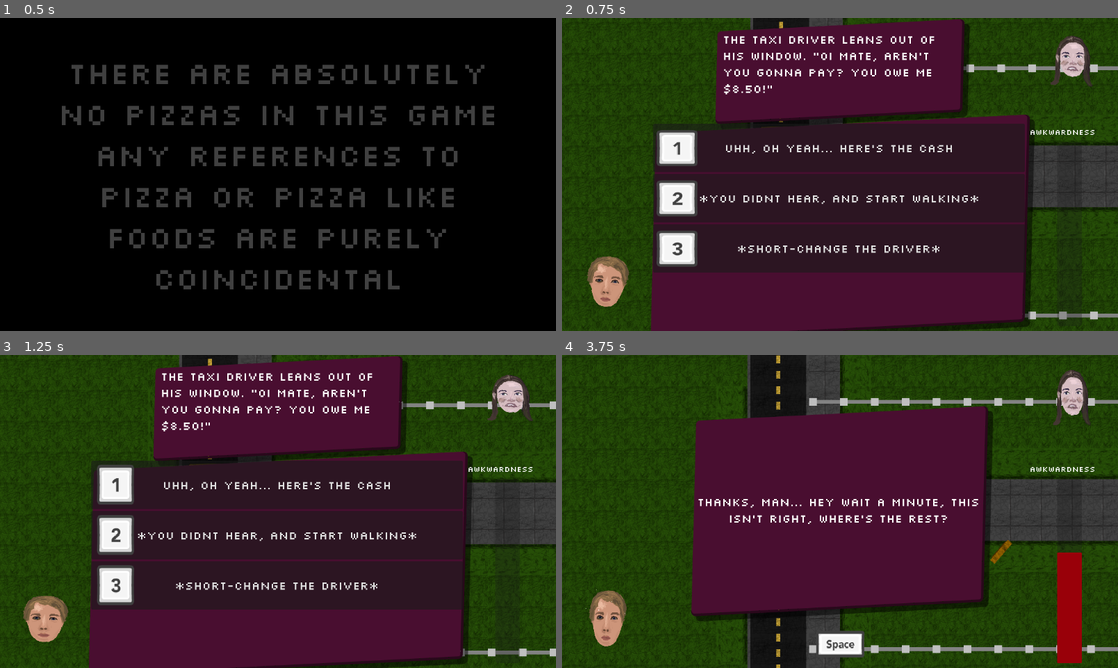
Above: before the commit, frames 1-4 (two rows, left to right).
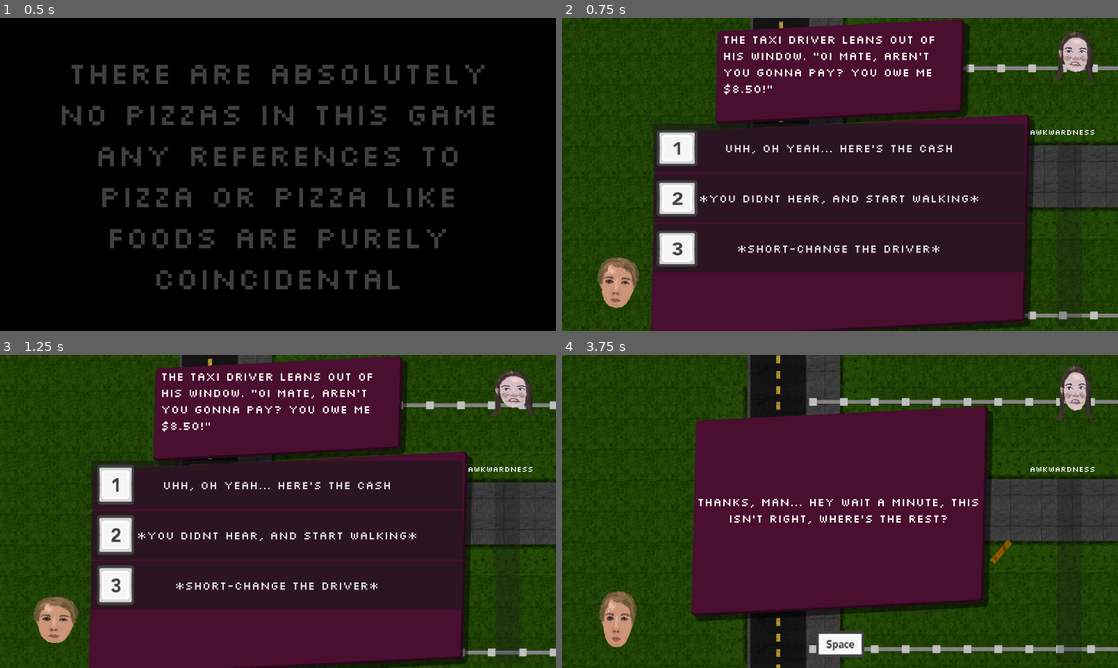
Above: after the commit, the same moments.

Repository: Jibby-Games/PizzaJam11
Game: Godot game, scene res://menu/intro.tscn
Two runs of this game, one before a commit and one after it. Both use one fixed random seed, a clock stepped at 60 frames per second and the inputs below.
Inputs (mouse positions are in pixels of both pictures, inside the frame that each line leads up to):
- Up to frame 1 (0.5 s): no input
- Up to frame 2 (0.75 s): tap Enter (ui_accept) at 0.5 s; move the mouse to (962, 158) at 0.52 s; press the mouse at (962, 158) at 0.53 s; hold D (right) from 0.53 s (still down)
- Up to frame 3 (1.25 s): keep holding D (right); tap Enter (ui_accept) at 0.77 s
- Up to frame 4 (3.75 s): release D (right) at 1.25 s; release the mouse at (962, 495) at 1.25 s; click "Uhh, oh yeah... here's the ca…" at 1.25 s; move the mouse to (728, 527) at 2.02 s; hold S (down) 2.03-2.78 s; click (728, 527) at 2.1 s; tap Enter (ui_accept) at 2.27 s; tap R (restart) at 2.75 s; move the mouse to (895, 442) at 2.77 s; press the mouse at (895, 442) at 2.78 s; hold D (right) 2.78-3.5 s; release the mouse at (895, 442) at 3.5 s; click "*Short-change the driver*" at 3.5 s

Frame 1 is identical in both runs. In frame 2, 1.5% of the frame differs, in the area x 4-96%, y 4-93%; in frame 3, 1.5%; in frame 4, 3.2%, in the area x 4-96%, y 3-99%.

Commit message:
feat: make player portrait show ingame too

Diff:
--- a/ui/awkward_event_system.tscn
+++ b/ui/awkward_event_system.tscn
@@ -5,7 +5,7 @@
 [ext_resource type="Texture2D" uid="uid://ca64n3ixptu38" path="res://ui/input_icons/Keyboard & Mouse/Light/2_Key_Light.png" id="3_aiikn"]
 [ext_resource type="PackedScene" uid="uid://djhxxe3l7jouo" path="res://ui/input_prompt.tscn" id="3_m2sxk"]
 [ext_resource type="Texture2D" uid="uid://c28st88ofekt7" path="res://ui/input_icons/Keyboard & Mouse/Light/3_Key_Light.png" id="4_3i4ei"]
-[ext_resource type="PackedScene" uid="uid://cxjf6gxc1r7ay" path="res://ui/person_portait_old.tscn" id="6_eyki4"]
+[ext_resource type="PackedScene" uid="uid://cxjf6gxc1r7ay" path="res://ui/person_portait.tscn" id="6_eyki4"]
 
 [sub_resource type="InputEventKey" id="InputEventKey_xwlfb"]
 device = -1
@@ -241,19 +241,16 @@
 offset_top = -100.0
 offset_bottom = 0.0
 
-[node name="PlayerPortrait" parent="." instance=ExtResource("6_eyki4")]
-layout_mode = 0
-offset_left = 32.0
-offset_top = 488.0
-offset_right = 160.0
-offset_bottom = 616.0
-
 [node name="NPCPortrait" parent="." instance=ExtResource("6_eyki4")]
-layout_mode = 0
-offset_left = 992.0
-offset_top = 28.0
-offset_right = 1120.0
-offset_bottom = 156.0
+layout_mode = 1
+anchors_preset = 1
+anchor_left = 1.0
+anchor_right = 1.0
+offset_left = -154.0
+offset_top = 18.0
+offset_right = -26.0
+offset_bottom = 146.0
+grow_horizontal = 0
 
 [connection signal="pressed" from="ChoiceScreen/DialogueChoices/VBoxContainer/ChoiceButton1" to="." method="_on_choice_button_1_pressed"]
 [connection signal="pressed" from="ChoiceScreen/DialogueChoices/VBoxContainer/ChoiceButton2" to="." method="_on_choice_button_2_pressed"]
--- a/ui/dialogue_system.gd
+++ b/ui/dialogue_system.gd
@@ -1,8 +1,9 @@
 extends Control
 
 var current_event: AwkwardScenarioData
-var awkwardness_level := 0
 var wait_for_accept := false
+# This is passed in from the parent UI
+var player_portrait_head: AnimatedSprite2D
 
 signal event_finished()
 
@@ -17,11 +18,11 @@
 	$ChoiceScreen.show()
 	$ResponseScreen.hide()
 
-	$PlayerPortrait/Head.animation = current_event.player_animation
+	player_portrait_head.animation = current_event.player_animation
 	if current_event.playertalk_scenario:
-		$PlayerPortrait/Head.play()
+		player_portrait_head.play()
 	else:
-		$PlayerPortrait/Head.stop()
+		player_portrait_head.stop()
 
 	$NPCPortrait/Head.animation = current_event.npc_animation
 	if current_event.npctalk_scenario:
@@ -37,15 +38,15 @@
 
 func _on_choice_button_1_pressed() -> void:
 	show_response(current_event.response_1, current_event.player_talk_1, current_event.npc_talk_1)
-	add_awkwardness(current_event.awkardness_1)
+	UI.add_awkwardness(current_event.awkardness_1)
 
 func _on_choice_button_2_pressed() -> void:
 	show_response(current_event.response_2, current_event.player_talk_2, current_event.npc_talk_2)
-	add_awkwardness(current_event.awkardness_2)
+	UI.add_awkwardness(current_event.awkardness_2)
 
 func _on_choice_button_3_pressed() -> void:
 	show_response(current_event.response_3, current_event.player_talk_3, current_event.npc_talk_3)
-	add_awkwardness(current_event.awkardness_3)
+	UI.add_awkwardness(current_event.awkardness_3)
 
 func show_response(
 	value: String,
@@ -59,15 +60,15 @@
 	$ResponseScreen.show()
 
 	if player_animation != "":
-		$PlayerPortrait/Head.animation = player_animation
+		player_portrait_head.animation = player_animation
 
 	if npc_animation != "":
 		$NPCPortrait/Head.animation = npc_animation
 
 	if player_talks:
-		$PlayerPortrait/Head.play()
+		player_portrait_head.play()
 	else:
-		$PlayerPortrait/Head.stop()
+		player_portrait_head.stop()
 
 	if npc_talks:
 		$NPCPortrait/Head.play()
@@ -75,9 +76,3 @@
 		$NPCPortrait/Head.stop()
 
 	wait_for_accept = true
-
-
-func add_awkwardness(value: int) -> void:
-	awkwardness_level += value
-	$Awkwardness/AwkwardnessBar.value = awkwardness_level
-	$PlayerPortrait.set_sweat_level(awkwardness_level / 100.0)
--- a/ui/person_portait.tscn
+++ b/ui/person_portait.tscn
@@ -110,7 +110,7 @@
 [node name="Head" type="AnimatedSprite2D" parent="."]
 position = Vector2(64, 64)
 sprite_frames = ExtResource("1_x54nv")
-animation = &"girl0"
+animation = &"boy0_smiling"
 
 [node name="AnimationPlayer" type="AnimationPlayer" parent="."]
 root_node = NodePath("../Head")
--- a/ui/ui.gd
+++ b/ui/ui.gd
@@ -1,17 +1,20 @@
 extends CanvasLayer
 
 
+var awkwardness_level := 0
 var dialogue_wpm = 120
 var ui_savestate = []
 
 # Called when the node enters the scene tree for the first time.
 func _ready() -> void:
+	$AwkwardEventSystem.player_portrait_head = $PlayerPortrait/Head
 	# Hide everything by default
 	hide_all()
 
 func show_ingame() -> void:
 	hide_all()
 	$Ingame.show()
+	$PlayerPortrait.show()
 
 func show_win() -> void:
 	hide_all()
@@ -53,6 +56,12 @@
 func update_awkwardness(value: float) -> void:
 	$Ingame/Awkwardness.value = value
 
+func add_awkwardness(value: int) -> void:
+	awkwardness_level += value
+	update_awkwardness(awkwardness_level)
+	#$Awkwardness/AwkwardnessBar.value = awkwardness_level
+	$PlayerPortrait.set_sweat_level(awkwardness_level / 100.0)
+
 func set_level_name(text: String) -> void:
 	$Ingame/LevelName.text = text
 
@@ -73,6 +82,7 @@
 	hide_all()
 	freeze_player()
 	$AwkwardEventSystem.load_event(scenario)
+	$PlayerPortrait.show()
 
 func _on_dialogue_box_timeout_timeout():
 	close_dialogue()
--- a/ui/ui.tscn
+++ b/ui/ui.tscn
@@ -1,13 +1,14 @@
-[gd_scene load_steps=24 format=3 uid="uid://bss4sr7ub8gxu"]
+[gd_scene load_steps=25 format=3 uid="uid://bss4sr7ub8gxu"]
 
 [ext_resource type="Script" path="res://ui/ui.gd" id="1_hd550"]
-[ext_resource type="PackedScene" path="res://ui/rotaty_label.tscn" id="2_01ivf"]
+[ext_resource type="PackedScene" uid="uid://bifwnlj3ihlye" path="res://ui/rotaty_label.tscn" id="2_01ivf"]
 [ext_resource type="AudioStream" uid="uid://io75sgx5vde6" path="res://sounds/beer pour.mp3" id="3_ofm57"]
 [ext_resource type="AudioStream" uid="uid://vr1vdoa3vfvp" path="res://sounds/glass clink.mp3" id="4_htgv5"]
 [ext_resource type="LabelSettings" uid="uid://cpckes7c1013e" path="res://menu/medium_fancy_label.tres" id="5_agqrw"]
 [ext_resource type="Texture2D" uid="uid://coryplcdidwvl" path="res://sprites/ingame_dialogue_box.png" id="6_q5gq7"]
 [ext_resource type="FontFile" uid="uid://brm1k02ldync3" path="res://fonts/m3x6.ttf" id="7_moy6s"]
 [ext_resource type="PackedScene" uid="uid://c6me0dm3h5rxw" path="res://ui/awkward_event_system.tscn" id="8_xspnj"]
+[ext_resource type="PackedScene" uid="uid://cxjf6gxc1r7ay" path="res://ui/person_portait.tscn" id="9_xhkf5"]
 
 [sub_resource type="PlaceholderTexture2D" id="PlaceholderTexture2D_twojf"]
 
@@ -384,6 +385,7 @@
 offset_bottom = -30.0
 
 [node name="DialogueBox" type="Control" parent="."]
+visible = false
 layout_mode = 3
 anchors_preset = 0
 offset_right = 1151.0
@@ -548,6 +550,18 @@
 label_settings = ExtResource("5_agqrw")
 
 [node name="AwkwardEventSystem" parent="." instance=ExtResource("8_xspnj")]
+visible = false
+
+[node name="PlayerPortrait" parent="." instance=ExtResource("9_xhkf5")]
+visible = false
+anchors_preset = 2
+anchor_top = 1.0
+anchor_bottom = 1.0
+offset_left = 53.0
+offset_top = -158.0
+offset_right = 181.0
+offset_bottom = -30.0
+grow_vertical = 0
 
 [connection signal="timeout" from="DialogueBox/DialogueBoxTimeout" to="." method="_on_dialogue_box_timeout_timeout"]
 [connection signal="event_finished" from="AwkwardEventSystem" to="." method="_on_awkward_event_system_event_finished"]
